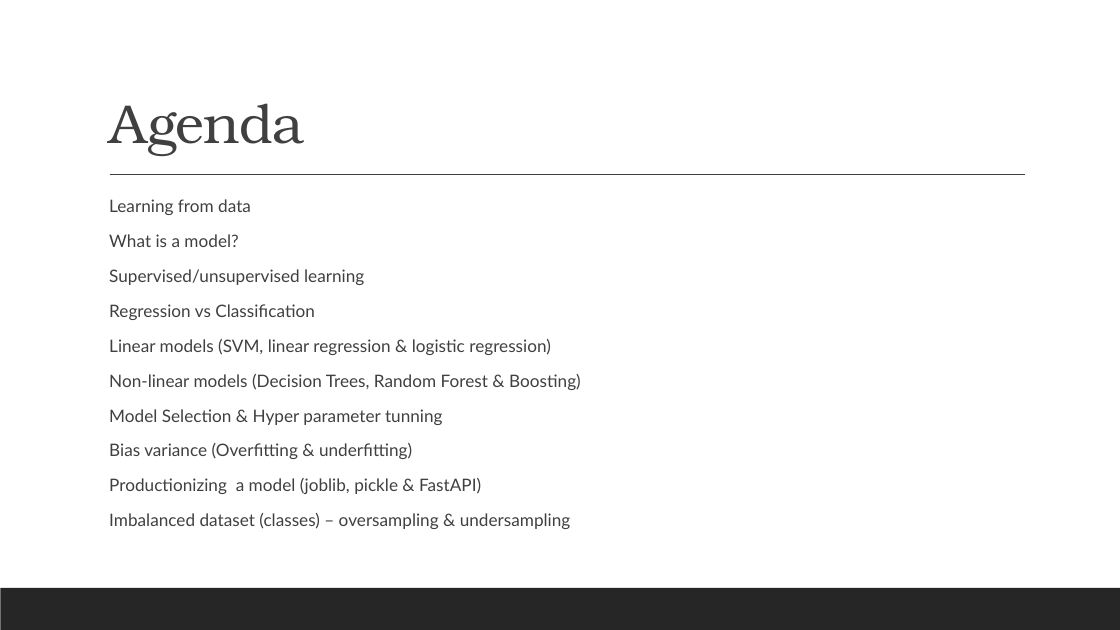
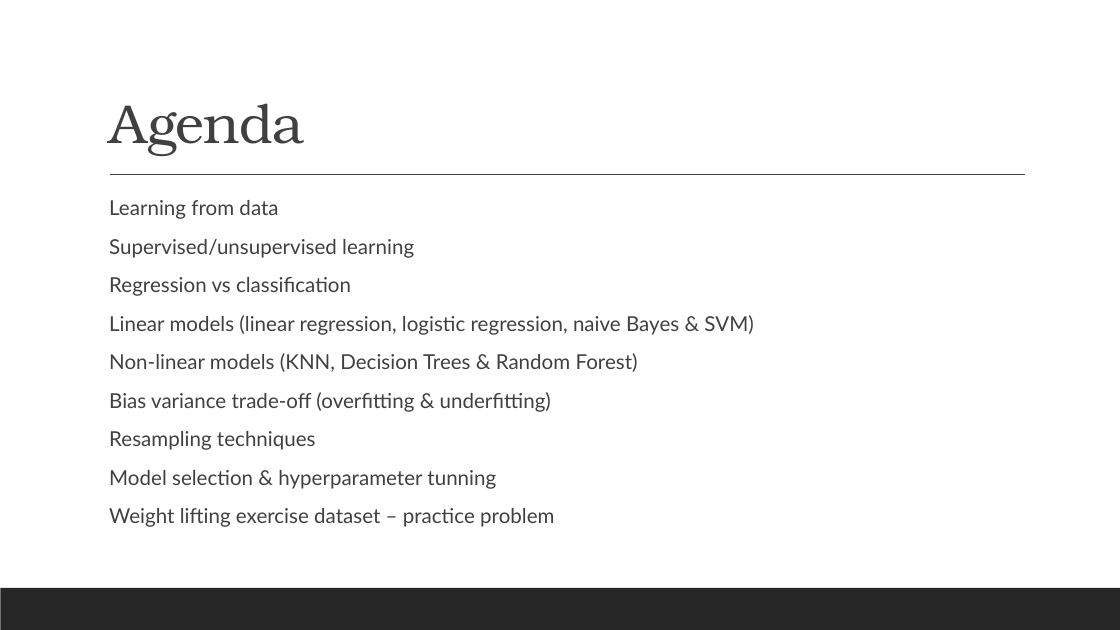
Before and after one commit to ashvani/learning-isl, a slide deck: slide 2 of Intro to ML.pptx. Drawn at 1120x630 pixels with LibreOffice and Linux fonts; fonts in the diff are those of the drawing. Boxes give left, top, right and bottom in pixels: in the first picture for what was removed or moved away, otherwise in the second. Text is boxed around its words. In the diff, an @@ line names an element or a change of style, - is before the commit and + after.

Commit message:
Added motivation for MSE & Accuracy as a model performance metric

```diff
--- a/Intro to ML.pptx
+++ b/Intro to ML.pptx
@@ text at (x1=109, y1=200, x2=414, y2=258): size 14.7 to 17.6 pt in "Learning from data", "Supervised/unsupervised learning" @@
@@ text at (x1=109, y1=234, x2=238, y2=247): paragraph removed @@
-  What is a model?
@@ text at (x1=109, y1=277, x2=753, y2=527): text changed; size 14.7 to 17.6 pt @@
-  Regression vs Classification
-  Linear models (SVM, linear regression & logistic regression)
-  Non-linear models (Decision Trees, Random Forest & Boosting)
-  Model Selection & Hyper parameter tunning
-  Bias variance (Overfitting & underfitting)
-  Productionizing a model (joblib, pickle & FastAPI)
-  Imbalanced dataset (classes) – oversampling & undersampling
+  Regression vs classification
+  Linear models (linear regression, logistic regression, naive Bayes & SVM)
+  Non-linear models (KNN, Decision Trees & Random Forest)
+  Bias variance trade-off (overfitting & underfitting)
+  Resampling techniques
+  Model selection & hyperparameter tunning
+  Weight lifting exercise dataset – practice problem
```
Also in this commit, not shown: 4 other slides changed, 1 slide added, 3 other files.
